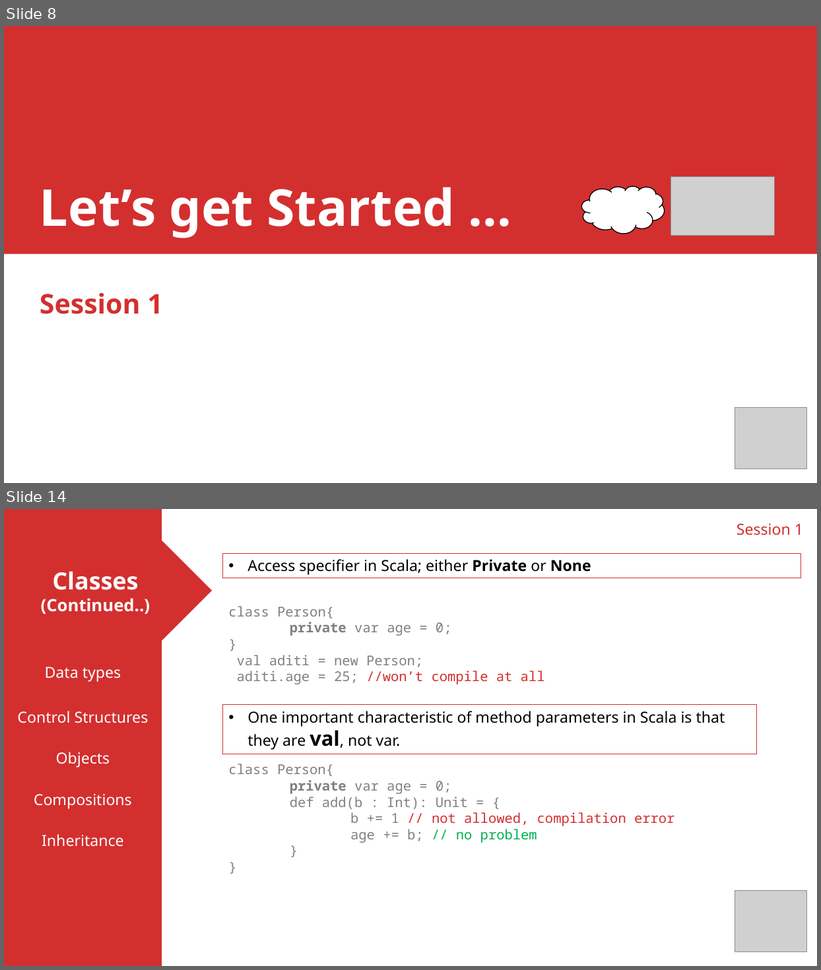
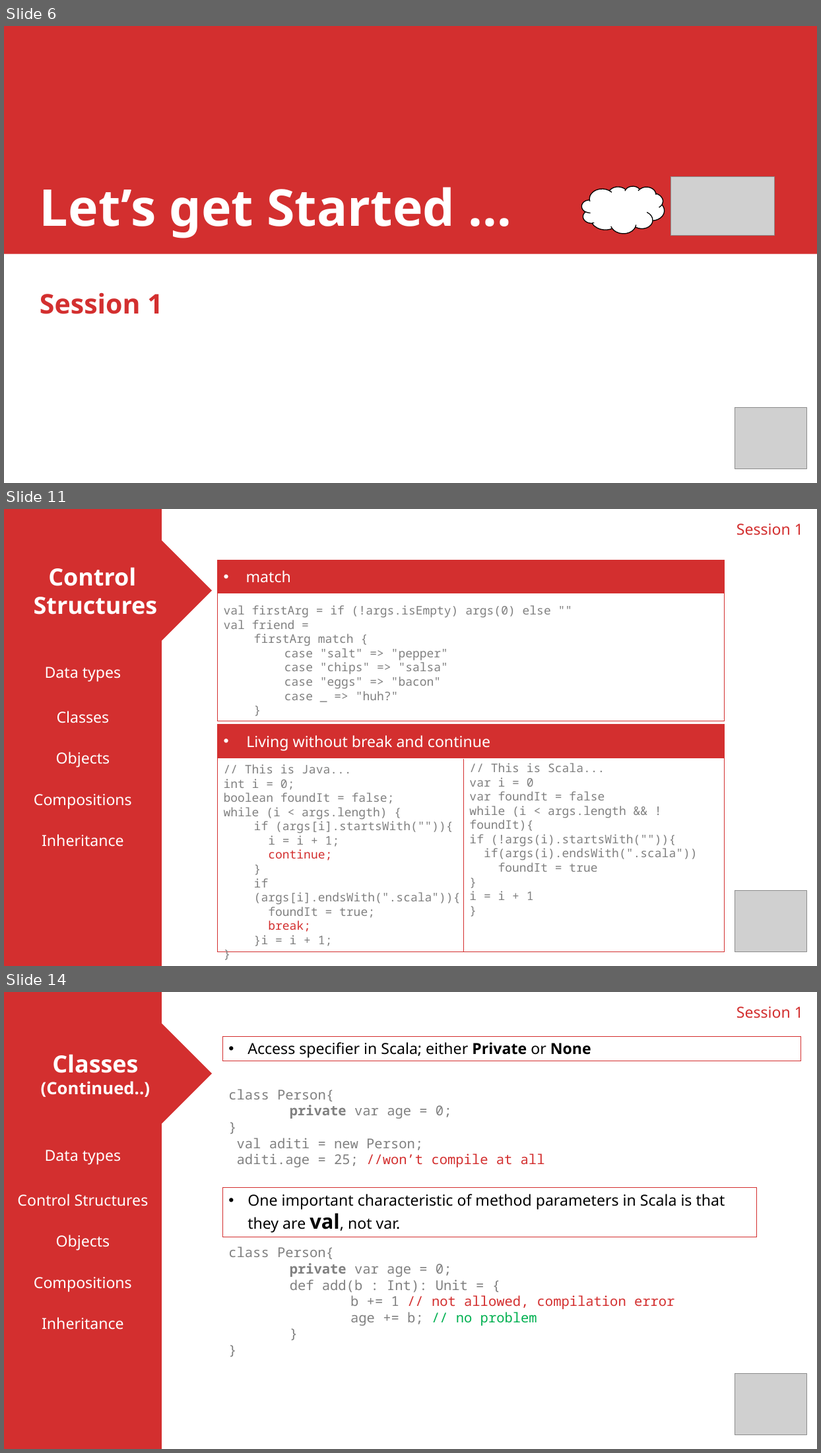
Before and after one commit to ShubhamWanne-zz/Scala-Read-Guide, a slide deck: Presentation1.pptx. Shown one above the other, each under a label of ours: slides 8 and 14 before the commit, slides 6, 11 and 14 after it; the slides between them are not shown. The pictures are 821x970 and 821x1453 pixels, drawn with LibreOffice and Linux fonts; fonts in the diff are those of the drawing; grey boxes stand for pictures. Boxes give left, top, right and bottom in pixels: in the first picture for what was removed or moved away, otherwise in the second. Text is boxed around its words. In the diff, an @@ line names an element or a change of style, - is before the commit and + after.

Commit message:
Presentation updated session 1

```diff
--- a/Presentation1.pptx
+++ b/Presentation1.pptx
@@ slide 11 added at (4, 509, 817, 966), background #FFFFFF @@
@@ rectangle added at (4, 509, 162, 966), fill #D32F2F, outline #D32F2F 1 pt @@
@@ text added at (737, 524, 803, 535), 18 pt, text #D32F2F @@
+Session 1
@@ right arrow added at (4, 541, 211, 640), fill #D32F2F, outline #D32F2F 1 pt, 28 pt, text #FFFFFF, bold @@
+Control
+Structures
@@ rectangle added at (217, 561, 725, 722), fill #FFFFFF, outline #D32F2F 1 pt @@
@@ rectangle added at (217, 560, 725, 593), fill #D32F2F, outline #D32F2F 1 pt, 18 pt, text #FFFFFF @@
+• match
@@ text added at (224, 605, 551, 700), 14 pt, text #808080 @@
+val firstArg = if (!args.isEmpty) args(0) else ""
+val friend =
+  firstArg match {
+    case "salt" => "pepper"
+    case "chips" => "salsa"
+    case "eggs" => "bacon"
+    case _ => "huh?"
+  }
@@ text added at (45, 667, 121, 682), 18 pt, text #FFFFFF @@
+Data types
@@ text added at (57, 711, 110, 723), 18 pt, text #FFFFFF @@
+Classes
@@ rectangle added at (217, 726, 725, 952), fill #FFFFFF, outline #D32F2F 1 pt @@
@@ rectangle added at (217, 725, 725, 758), fill #D32F2F, outline #D32F2F 1 pt, 18 pt, text #FFFFFF @@
+• Living without break and continue
@@ text added at (56, 752, 110, 768), 18 pt, text #FFFFFF @@
+Objects
@@ text added at (224, 764, 461, 947), 14 pt, text #808080 @@
+// This is Java...
+int i = 0;
+boolean foundIt = false;
+while (i < args.length) {
+  if (args[i].startsWith("")){
+  i = i + 1;
+  continue;
+  }
+  if (args[i].endsWith(".scala")){
+  foundIt = true;
+  break;
+  }i = i + 1;
+}
@@ line added from (464, 759) to (464, 953), #D32F2F 1 pt @@
@@ text added at (469, 763, 698, 900), 14 pt, text #808080 @@
+// This is Scala...
+var i = 0
+var foundIt = false
+while (i < args.length && !foundIt){
+if (!args(i).startsWith("")){
+if(args(i).endsWith(".scala"))
+foundIt = true
+}
+i = i + 1
+}
@@ text added at (34, 794, 132, 809), 18 pt, text #FFFFFF @@
+Compositions
@@ text added at (42, 834, 124, 847), 18 pt, text #FFFFFF @@
+Inheritance
@@ picture added at (735, 891, 807, 952) @@
@@ what was slide 8 is now slide 6 @@
```
Also in this commit, not shown: 8 slides changed, 1 other slide added, 2 slides removed.
